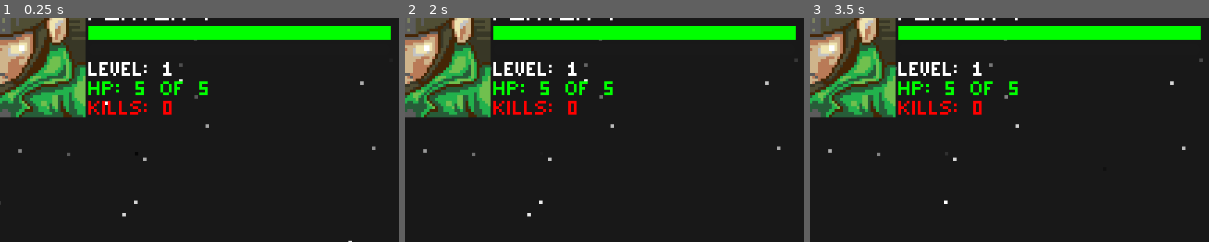
Above: before the commit, frames 1-3 (left to right).
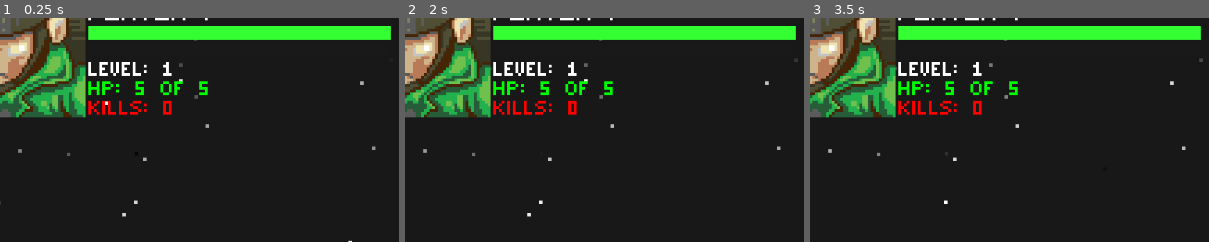
Above: after the commit, the same moments.

Repository: Tekknobot/ZombieSlug
Game: Godot game, scene res://Scenes/Main.tscn
The game is run twice, just before and just after one commit, with the same random seed, the same clock (stepped at 60 frames per second) and the same inputs.
Inputs:
- Up to frame 1 (0.25 s): no input
- Up to frame 2 (2 s): hold Right (ui_right) from 0.53 s (still down); tap Enter at 1.25 s
- Up to frame 3 (3.5 s): tap Space at 2 s; release Right (ui_right) at 2.03 s; hold Left (ui_left) 2.03-2.78 s; tap Enter at 2.75 s; hold Right (ui_right) from 2.78 s (still down)
The pictures show only the part of the screen within x 12-61%, y 17-67%; the shares and areas given below are measured in that part.

The runs differ from the first frame. In frame 1, 4.7% of the frame differs, in the area x 22-98%, y 3-10%; in frame 2, 4.7%; in frame 3, 4.7%.

Commit message:
Add boss every level up.

Diff:
--- a/Scenes/Main.tscn
+++ b/Scenes/Main.tscn
@@ -6,10 +6,12 @@
 [ext_resource type="Script" path="res://Scripts/zombie_spawner.gd" id="4_js2x2"]
 [ext_resource type="Script" path="res://Scripts/hud.gd" id="5_id8m6"]
 [ext_resource type="Texture2D" uid="uid://8rdc17mv80x6" path="res://UI/buttons.png" id="5_rbj0p"]
+[ext_resource type="PackedScene" uid="uid://bnrw6icu4tawb" path="res://Scenes/Sprites/zombie_boss.tscn" id="6_aqvef"]
 [ext_resource type="Texture2D" uid="uid://bkcwqu2daxeth" path="res://Portraits/soldier_port.png" id="6_vq0dw"]
 [ext_resource type="FontFile" uid="uid://csnhk3q4gx0" path="res://Fonts/magofonts/mago1.ttf" id="7_juo3a"]
 [ext_resource type="FontFile" uid="uid://buw362wjb8o8d" path="res://Fonts/magofonts/mago2.ttf" id="7_vaiej"]
-[ext_resource type="PackedScene" path="res://Scenes/Effects/StarNight.tscn" id="10_eeh2b"]
+[ext_resource type="PackedScene" uid="uid://bm1g128j70kea" path="res://Scenes/Effects/StarNight.tscn" id="10_eeh2b"]
+[ext_resource type="Script" path="res://Scripts/healthbar.gd" id="10_j2nv3"]
 
 [sub_resource type="RectangleShape2D" id="RectangleShape2D_kr8lm"]
 size = Vector2(32, 28)
@@ -764,6 +766,7 @@
 [node name="ZombieSpawner" type="Node2D" parent="."]
 script = ExtResource("4_js2x2")
 zombie_scene = ExtResource("3_rbltb")
+boss_scene = ExtResource("6_aqvef")
 spawn_interval = 1.0
 spawn_distance = 500.0
 
@@ -833,6 +836,7 @@
 step = 1.0
 value = 10.0
 show_percentage = false
+script = ExtResource("10_j2nv3")
 
 [node name="XP" type="ProgressBar" parent="HUD/TopLeft"]
 layout_mode = 0
--- a/Scenes/Sprites/bullet.tscn
+++ b/Scenes/Sprites/bullet.tscn
@@ -35,7 +35,8 @@
 
 [node name="Bullet" type="Area2D"]
 script = ExtResource("1_achay")
-knockback_force = 16.0
+knockback_force = 0.0
+rotation_speed = 360.0
 
 [node name="AnimatedSprite2D" type="AnimatedSprite2D" parent="."]
 sprite_frames = SubResource("SpriteFrames_113ie")
--- a/Scenes/Sprites/dog.tscn
+++ b/Scenes/Sprites/dog.tscn
@@ -65,7 +65,7 @@
 }],
 "loop": true,
 "name": &"attack",
-"speed": 24.0
+"speed": 12.0
 }, {
 "frames": [],
 "loop": false,
@@ -156,7 +156,7 @@
 
 [node name="AnimatedSprite2D" type="AnimatedSprite2D" parent="."]
 sprite_frames = SubResource("SpriteFrames_yp3ch")
-animation = &"move"
+animation = &"attack"
 autoplay = "default"
 
 [node name="CollisionShape2D" type="CollisionShape2D" parent="." groups=["Zombie"]]
--- /dev/null
+++ b/Scenes/Sprites/zombie_boss.tscn
@@ -0,0 +1,204 @@
+[gd_scene load_steps=43 format=3 uid="uid://bnrw6icu4tawb"]
+
+[ext_resource type="Script" path="res://Scripts/zombie.gd" id="1_xm44v"]
+[ext_resource type="Texture2D" uid="uid://cwttiy82qxf31" path="res://Scenes/Sprites/zombie/attack/zomb_atk1.png" id="2_a31eu"]
+[ext_resource type="Texture2D" uid="uid://qnjdb2b476oc" path="res://Scenes/Sprites/zombie/attack/zomb_atk2.png" id="3_4ad0e"]
+[ext_resource type="Texture2D" uid="uid://conbn7eijk7ik" path="res://Scenes/Sprites/zombie/attack/zomb_atk3.png" id="4_olef0"]
+[ext_resource type="Texture2D" uid="uid://bbiip3q4hsnca" path="res://Scenes/Sprites/zombie/attack/zomb_atk4.png" id="5_tqv7w"]
+[ext_resource type="Texture2D" uid="uid://b4bi7t7jgmuec" path="res://Scenes/Sprites/zombie/attack/zomb_atk5.png" id="6_ffhg5"]
+[ext_resource type="Texture2D" uid="uid://ds5m57cm46te3" path="res://Scenes/Sprites/zombie/attack/zomb_atk6.png" id="7_df01b"]
+[ext_resource type="Texture2D" uid="uid://cwjoqf60hadln" path="res://Scenes/Sprites/zombie/attack/zomb_atk7.png" id="8_t2olx"]
+[ext_resource type="Texture2D" uid="uid://dkdnlfb307248" path="res://Scenes/Sprites/zombie/attack/zomb_atk8.png" id="9_cmuc6"]
+[ext_resource type="Texture2D" uid="uid://5kuwlayi1kxs" path="res://Scenes/Sprites/zombie/attack/zomb_atk9.png" id="10_j105s"]
+[ext_resource type="Texture2D" uid="uid://d33mn8hqylym0" path="res://Scenes/Sprites/zombie/death/zombdeath1.png" id="11_spku7"]
+[ext_resource type="Texture2D" uid="uid://bdjmjwslvoh1p" path="res://Scenes/Sprites/zombie/death/zombdeath2.png" id="12_lex83"]
+[ext_resource type="Texture2D" uid="uid://bj1hb4d75skp8" path="res://Scenes/Sprites/zombie/death/zombdeath3.png" id="13_4cccg"]
+[ext_resource type="Texture2D" uid="uid://bhb55le4l04xe" path="res://Scenes/Sprites/zombie/death/zombdeath4.png" id="14_qq45i"]
+[ext_resource type="Texture2D" uid="uid://d15nggjgsp263" path="res://Scenes/Sprites/zombie/death/zombdeath5.png" id="15_frp3b"]
+[ext_resource type="Texture2D" uid="uid://dhlxvl535sjvt" path="res://Scenes/Sprites/zombie/death/zombdeath6.png" id="16_u1ilk"]
+[ext_resource type="Texture2D" uid="uid://chc0m8hbl7pyu" path="res://Scenes/Sprites/zombie/death/zombdeath7.png" id="17_yva34"]
+[ext_resource type="Texture2D" uid="uid://ce8iblqfusimq" path="res://Scenes/Sprites/zombie/death/zombdeath8.png" id="18_70tgc"]
+[ext_resource type="Texture2D" uid="uid://b6ttdibpfgrn8" path="res://Scenes/Sprites/zombie/idle/zombie_idle1.png" id="19_34l7b"]
+[ext_resource type="Texture2D" uid="uid://btoqtsod45gqc" path="res://Scenes/Sprites/zombie/idle/zombie_idle2.png" id="20_003xt"]
+[ext_resource type="Texture2D" uid="uid://fkv6sm2mdfc4" path="res://Scenes/Sprites/zombie/idle/zombie_idle3.png" id="21_xgfmw"]
+[ext_resource type="Texture2D" uid="uid://dne03qbkspx0n" path="res://Scenes/Sprites/zombie/idle/zombie_idle4.png" id="22_gfcjc"]
+[ext_resource type="Texture2D" uid="uid://ckoyi6l2s5ahj" path="res://Scenes/Sprites/zombie/idle/zombie_idle5.png" id="23_78rmr"]
+[ext_resource type="Texture2D" uid="uid://bs6egkba4nd0g" path="res://Scenes/Sprites/zombie/idle/zombie_idle6.png" id="24_83jtn"]
+[ext_resource type="Texture2D" uid="uid://dxjegbbnp3b15" path="res://Scenes/Sprites/zombie/idle/zombie_idle7.png" id="25_nnwu2"]
+[ext_resource type="Texture2D" uid="uid://dt51wlwgpjuu5" path="res://Scenes/Sprites/zombie/idle/zombie_idle8.png" id="26_r6go8"]
+[ext_resource type="Texture2D" uid="uid://fcbtgkjenkjg" path="res://Scenes/Sprites/zombie/idle/zombie_idle9.png" id="27_stn12"]
+[ext_resource type="Texture2D" uid="uid://jmfjpxs24kyd" path="res://Scenes/Sprites/zombie/idle/zombie_idle10.png" id="28_f0vb4"]
+[ext_resource type="Texture2D" uid="uid://ddp2jaortrt0" path="res://Scenes/Sprites/zombie/idle/zombie_idle11.png" id="29_5fcf3"]
+[ext_resource type="Texture2D" uid="uid://c285dillcm0gu" path="res://Scenes/Sprites/zombie/idle/zombie_idle12.png" id="30_kb01m"]
+[ext_resource type="Texture2D" uid="uid://caqq0bj7nltlf" path="res://Scenes/Sprites/zombie/idle/zombie_idle13.png" id="31_gigw3"]
+[ext_resource type="Texture2D" uid="uid://ceulsyilrttlt" path="res://Scenes/Sprites/zombie/idle/zombie_idle14.png" id="32_rjooq"]
+[ext_resource type="Texture2D" uid="uid://b1ggr5a8jw3ma" path="res://Scenes/Sprites/zombie/idle/zombie_idle15.png" id="33_ucv5k"]
+[ext_resource type="Texture2D" uid="uid://pkn1oesytji0" path="res://Scenes/Sprites/zombie/idle/zombie_idle16.png" id="34_nhpsu"]
+[ext_resource type="Texture2D" uid="uid://h61s56kdc1ou" path="res://Scenes/Sprites/zombie/move/zomb1.png" id="35_ho8om"]
+[ext_resource type="Texture2D" uid="uid://bs63wg0821lba" path="res://Scenes/Sprites/zombie/move/zomb2.png" id="36_6wqrk"]
+[ext_resource type="Texture2D" uid="uid://fsl7evesmsx7" path="res://Scenes/Sprites/zombie/move/zomb3.png" id="37_m0p2s"]
+[ext_resource type="Texture2D" uid="uid://qsa3qudet1kv" path="res://Scenes/Sprites/zombie/move/zomb4.png" id="38_m4xwm"]
+[ext_resource type="Texture2D" uid="uid://css7ac8annlfv" path="res://Scenes/Sprites/zombie/move/zomb5.png" id="39_7xsgh"]
+[ext_resource type="Texture2D" uid="uid://b35xkorashy3" path="res://Scenes/Sprites/zombie/move/zomb6.png" id="40_mps4t"]
+
+[sub_resource type="SpriteFrames" id="SpriteFrames_yp3ch"]
+animations = [{
+"frames": [{
+"duration": 1.0,
+"texture": ExtResource("2_a31eu")
+}, {
+"duration": 1.0,
+"texture": ExtResource("3_4ad0e")
+}, {
+"duration": 1.0,
+"texture": ExtResource("4_olef0")
+}, {
+"duration": 1.0,
+"texture": ExtResource("5_tqv7w")
+}, {
+"duration": 1.0,
+"texture": ExtResource("6_ffhg5")
+}, {
+"duration": 1.0,
+"texture": ExtResource("7_df01b")
+}, {
+"duration": 1.0,
+"texture": ExtResource("8_t2olx")
+}, {
+"duration": 1.0,
+"texture": ExtResource("9_cmuc6")
+}, {
+"duration": 1.0,
+"texture": ExtResource("10_j105s")
+}],
+"loop": true,
+"name": &"attack",
+"speed": 24.0
+}, {
+"frames": [{
+"duration": 1.0,
+"texture": ExtResource("11_spku7")
+}, {
+"duration": 1.0,
+"texture": ExtResource("12_lex83")
+}, {
+"duration": 1.0,
+"texture": ExtResource("13_4cccg")
+}, {
+"duration": 1.0,
+"texture": ExtResource("14_qq45i")
+}, {
+"duration": 1.0,
+"texture": ExtResource("15_frp3b")
+}, {
+"duration": 1.0,
+"texture": ExtResource("16_u1ilk")
+}, {
+"duration": 1.0,
+"texture": ExtResource("17_yva34")
+}, {
+"duration": 1.0,
+"texture": ExtResource("18_70tgc")
+}],
+"loop": false,
+"name": &"death",
+"speed": 12.0
+}, {
+"frames": [{
+"duration": 1.0,
+"texture": ExtResource("19_34l7b")
+}, {
+"duration": 1.0,
+"texture": ExtResource("20_003xt")
+}, {
+"duration": 1.0,
+"texture": ExtResource("21_xgfmw")
+}, {
+"duration": 1.0,
+"texture": ExtResource("22_gfcjc")
+}, {
+"duration": 1.0,
+"texture": ExtResource("23_78rmr")
+}, {
+"duration": 1.0,
+"texture": ExtResource("24_83jtn")
+}, {
+"duration": 1.0,
+"texture": ExtResource("25_nnwu2")
+}, {
+"duration": 1.0,
+"texture": ExtResource("26_r6go8")
+}, {
+"duration": 1.0,
+"texture": ExtResource("27_stn12")
+}, {
+"duration": 1.0,
+"texture": ExtResource("28_f0vb4")
+}, {
+"duration": 1.0,
+"texture": ExtResource("29_5fcf3")
+}, {
+"duration": 1.0,
+"texture": ExtResource("30_kb01m")
+}, {
+"duration": 1.0,
+"texture": ExtResource("31_gigw3")
+}, {
+"duration": 1.0,
+"texture": ExtResource("32_rjooq")
+}, {
+"duration": 1.0,
+"texture": ExtResource("33_ucv5k")
+}, {
+"duration": 1.0,
+"texture": ExtResource("34_nhpsu")
+}],
+"loop": true,
+"name": &"default",
+"speed": 12.0
+}, {
+"frames": [{
+"duration": 1.0,
+"texture": ExtResource("35_ho8om")
+}, {
+"duration": 1.0,
+"texture": ExtResource("36_6wqrk")
+}, {
+"duration": 1.0,
+"texture": ExtResource("37_m0p2s")
+}, {
+"duration": 1.0,
+"texture": ExtResource("38_m4xwm")
+}, {
+"duration": 1.0,
+"texture": ExtResource("39_7xsgh")
+}, {
+"duration": 1.0,
+"texture": ExtResource("40_mps4t")
+}],
+"loop": true,
+"name": &"move",
+"speed": 12.0
+}]
+
+[sub_resource type="CircleShape2D" id="CircleShape2D_n5t24"]
+radius = 25.0
+
+[node name="ZombieBoss" type="CharacterBody2D" groups=["Zombie"]]
+script = ExtResource("1_xm44v")
+max_speed = 65.0
+attack_damage = 2
+max_health = 15
+
+[node name="AnimatedSprite2D" type="AnimatedSprite2D" parent="."]
+scale = Vector2(2, 2)
+sprite_frames = SubResource("SpriteFrames_yp3ch")
+animation = &"death"
+autoplay = "default"
+
+[node name="CollisionShape2D" type="CollisionShape2D" parent="." groups=["Zombie"]]
+position = Vector2(0, -43)
+shape = SubResource("CircleShape2D_n5t24")
+
+[node name="Point" type="Node2D" parent="."]
+position = Vector2(-18, -20)
--- /dev/null
+++ b/Scripts/healthbar.gd
@@ -0,0 +1,33 @@
+extends ProgressBar
+
+func _ready() -> void:
+	# Duplicate the fill style (if it exists) so we have an instance-specific style.
+	var style = get("theme_override_styles/fill")
+	if style:
+		style = style.duplicate()
+		set("theme_override_styles/fill", style)
+
+func _process(_delta: float) -> void:
+	update_fill_color()
+
+func update_fill_color() -> void:
+	var percent := value / max_value
+
+	if percent > 0.66:
+		# High health = green
+		set_fill_color(Color(0.2, 1, 0.2))
+	elif percent > 0.33:
+		# Medium health = yellow
+		set_fill_color(Color(1, 1, 0.2))
+	else:
+		# Low health = red
+		set_fill_color(Color(1, 0.2, 0.2))
+
+func set_fill_color(color: Color) -> void:
+	# Get the progress bar's unique fill style.
+	var style = get("theme_override_styles/fill")
+	if style:
+		# We duplicate it before modifying it to ensure we're not modifying a shared resource.
+		var new_style = style.duplicate()
+		new_style.bg_color = color
+		set("theme_override_styles/fill", new_style)
--- a/Scripts/zombie_spawner.gd
+++ b/Scripts/zombie_spawner.gd
@@ -1,17 +1,20 @@
+# ZombieSpawner.gd
 extends Node2D
 
-@export var zombie_scene: PackedScene  # assign your Zombie scene (res://path_to/Zombie.tscn)
-@export var spawn_interval: float = 5.0  # seconds between spawns
-@export var spawn_distance: float = 200.0 # horizontal distance from player
+@export var zombie_scene:    PackedScene  # assign your Zombie scene
+@export var boss_scene:      PackedScene  # assign your Boss scene
+@export var spawn_interval:  float = 5.0  # seconds between regular spawns
+@export var spawn_distance:  float = 200.0# horizontal offset from player
 
-# Internal timer
 var _spawn_timer: Timer
 
 func _ready() -> void:
-	# Verify zombie_scene is assigned
 	if zombie_scene == null:
 		push_error("ZombieSpawner: 'zombie_scene' is not assigned!")
-	# Create and configure the spawn timer
+	if boss_scene == null:
+		push_warning("ZombieSpawner: 'boss_scene' is not assigned – no boss will spawn on level up.")
+
+	# regular zombie spawns
 	_spawn_timer = Timer.new()
 	_spawn_timer.wait_time = spawn_interval
 	_spawn_timer.one_shot = false
@@ -19,33 +22,59 @@
 	add_child(_spawn_timer)
 	_spawn_timer.timeout.connect(spawn_zombie)
 
+	# listen for level-up
+	Playerstats.connect("level_changed", Callable(self, "_on_level_changed"))
+
 func spawn_zombie() -> void:
-	# Find the player
 	var players = get_tree().get_nodes_in_group("Player")
-	if players.size() == 0:
+	if players.is_empty():
 		push_warning("ZombieSpawner: No Player found in group!")
 		return
 	var player = players[0] as Node2D
 
-	# Choose left or right side randomly
+	# choose side without ternary
 	var side: int
-	if randi() % 2 == 0:
+	if (randi() & 1) == 0:
 		side = -1
 	else:
 		side = 1
-	# Compute spawn position: horizontally offset, same Y as spawner
+
 	var spawn_pos = Vector2(
 		player.global_position.x + side * spawn_distance,
 		global_position.y
 	)
 
-	# Instance and add the zombie
 	var zombie = zombie_scene.instantiate()
 	zombie.global_position = spawn_pos
-	# Ensure zombie is in the 'Zombie' group for AI and collisions
 	if not zombie.is_in_group("Zombie"):
 		zombie.add_to_group("Zombie")
 	get_tree().get_current_scene().add_child(zombie)
+	print("Spawned zombie at ", spawn_pos)
 
-	# Optional: debug print
-	print("Spawned zombie at", spawn_pos)
+func _on_level_changed(new_level: int) -> void:
+	if boss_scene == null:
+		return
+
+	var players = get_tree().get_nodes_in_group("Player")
+	if players.is_empty():
+		return
+	var player = players[0] as Node2D
+
+	# choose side without ternary
+	var side: int
+	if (randi() & 1) == 0:
+		side = -1
+	else:
+		side = 1
+
+	var boss_pos = Vector2(
+		player.global_position.x + side * spawn_distance * 1.5,
+		global_position.y
+	)
+
+	var boss = boss_scene.instantiate()
+	boss.global_position = boss_pos
+	if not boss.is_in_group("Boss"):
+		boss.add_to_group("Boss")
+	get_tree().get_current_scene().add_child(boss)
+	print("🦹‍♂️ Boss spawned at level ", new_level, " → ", boss_pos)
Not shown: 1 places in Scenes/Main.tscn that only renumber resources
Not shown, added: Scenes/.DS_Store
